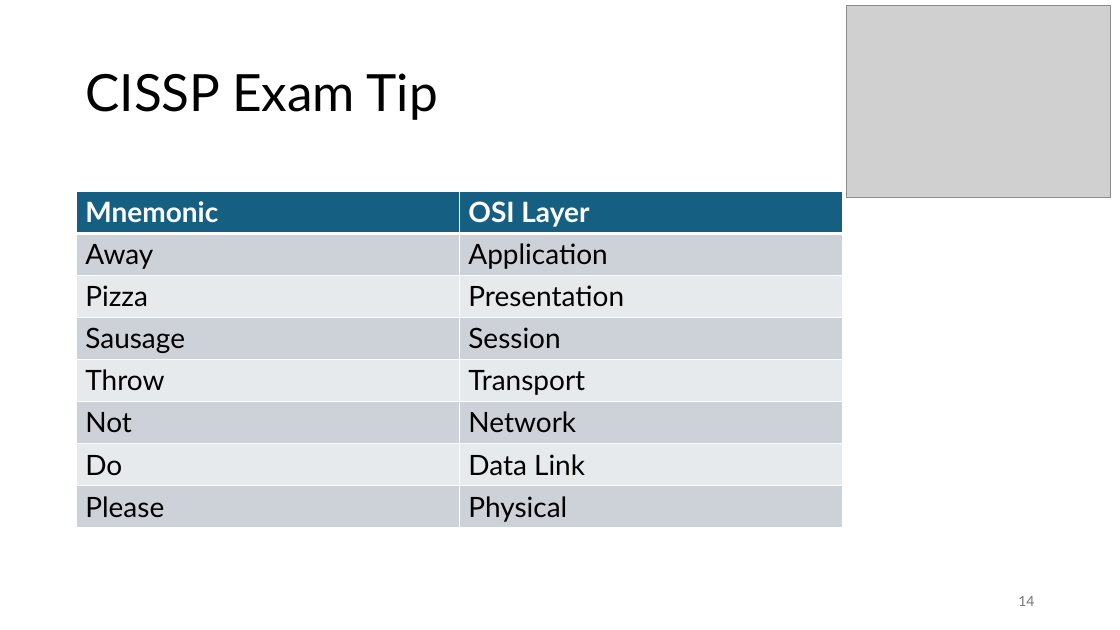
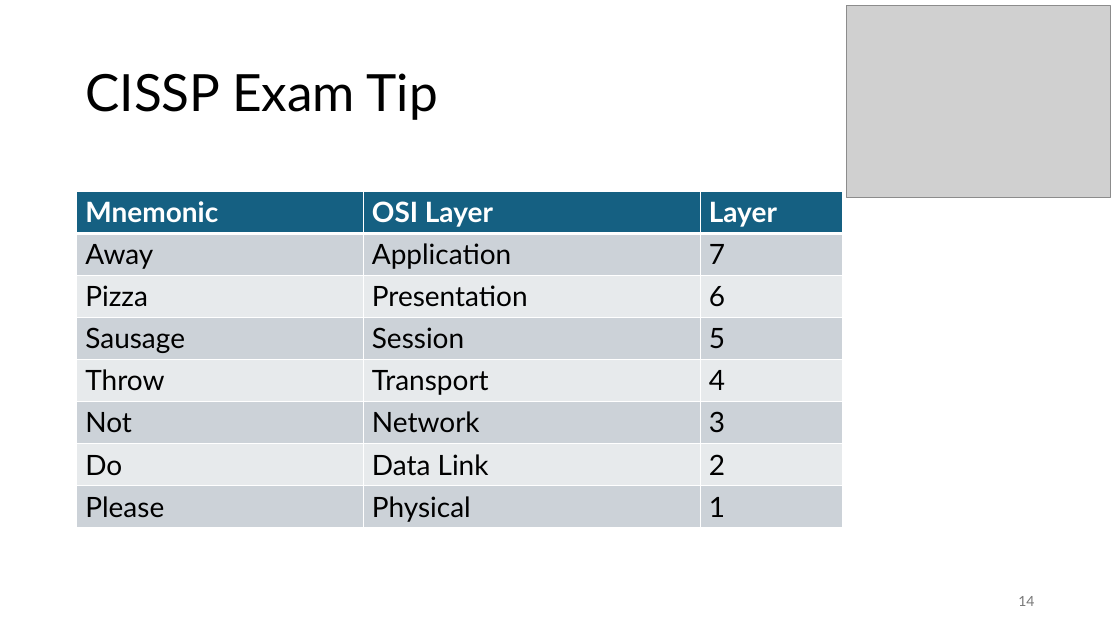
Before and after one commit to dan-pi/presentations, a slide deck: slide 14 of Dan’s Certification Journey - Part 1.pptx. Drawn at 1120x630 pixels with LibreOffice and Linux fonts; fonts in the diff are those of the drawing; grey boxes stand for pictures. Boxes give left, top, right and bottom in pixels: in the first picture for what was removed or moved away, otherwise in the second. Text is boxed around its words. In the diff, an @@ line names an element or a change of style, - is before the commit and + after.

```diff
--- a/Dan’s Certification Journey - Part 1.pptx
+++ b/Dan’s Certification Journey - Part 1.pptx
@@ table at (77,191,844,527) @@
+column 3: Layer | 7 | 6 | 5 | 4 | 3 | 2 | 1
```
Also in this commit, not shown: 2 other slides changed, 2 slides added.
